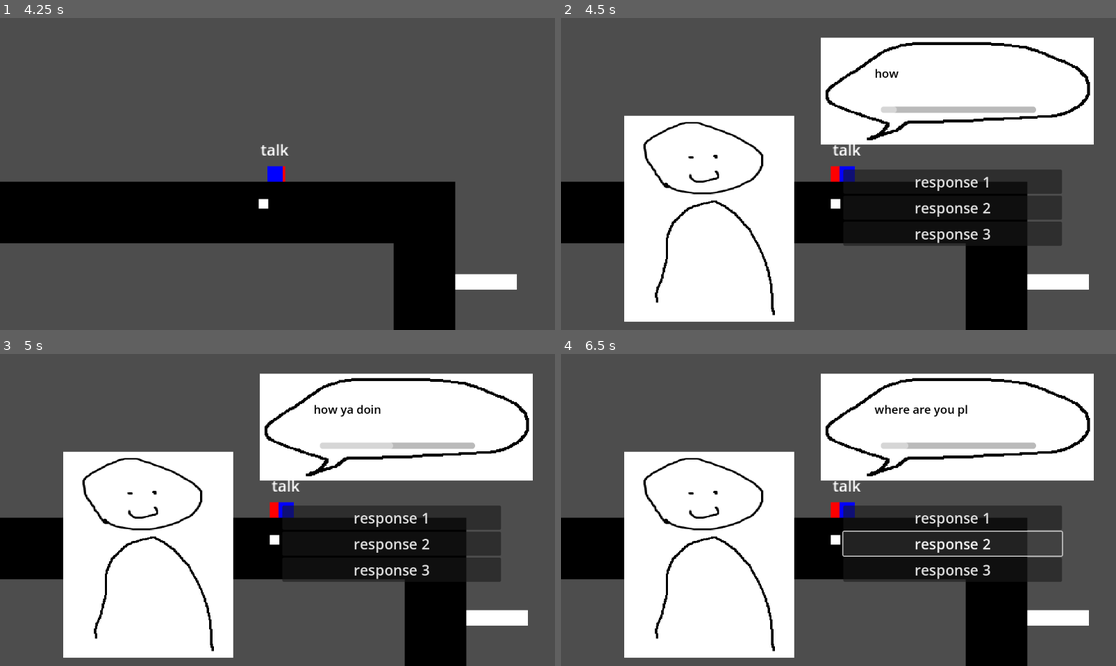
Above: before the commit, frames 1-4 (two rows, left to right).
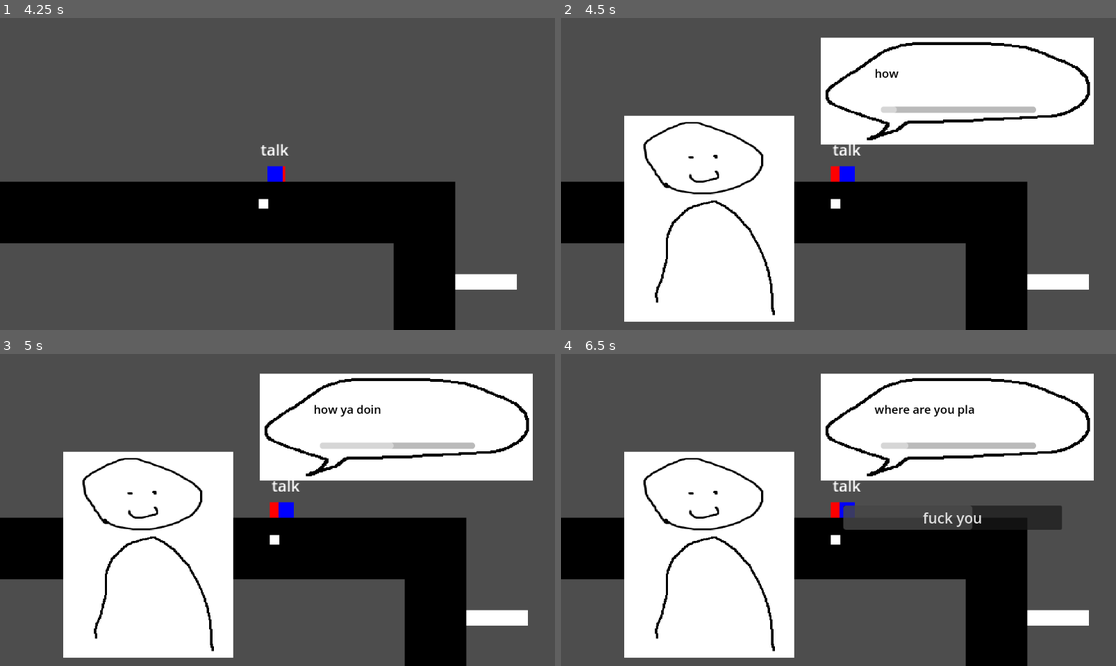
Above: after the commit, the same moments.

Repository: Lukko-Digital/upwell
Game: Godot game, scene res://src/main.tscn
Two runs of this game, one before a commit and one after it. Both use one fixed random seed, a clock stepped at 60 frames per second and the inputs below.
Inputs (mouse positions are in pixels of both pictures, inside the frame that each line leads up to):
- Up to frame 1 (4.25 s): tap Enter at 0.5 s; move the mouse to (399, 158) at 0.52 s; hold Right mouse button (attract) 0.53-1.28 s; hold D (right) 0.53-2.03 s; tap Space (jump) at 0.77, 1.52, 3.02, 3.77 s; move the mouse to (166, 189) at 1.27 s; tap Q (interact) at 1.35 s; move the mouse to (333, 105) at 2.02 s; hold A (left) 2.03-2.78 s; hold E (recall) 2.03-2.78 s; move the mouse to (249, 236) at 2.77 s; hold D (right) from 2.78 s (still down); click (249, 236) at 2.85 s; move the mouse to (444, 220) at 3.52 s; hold Right mouse button (attract) from 3.53 s (still down)
- Up to frame 2 (4.5 s): move the mouse to (672, 127) at 4.27 s; release D (right) at 4.28 s; release Right mouse button (attract) at 4.28 s; hold A (left) from 4.28 s (still down); tap Q (interact) at 4.35 s
- Up to frame 3 (5 s): keep holding A (left); tap Space (jump) at 4.52 s
- Up to frame 4 (6.5 s): release A (left) at 5 s; click (955, 516) at 5 s, where only the run before the commit has a clickable "response 1"; click (955, 544) at 5.75 s, where only the run before the commit has a clickable "response 2"

Frame 1 is identical in both runs. In frame 2, 3.4% of the frame differs, in the area x 50-91%, y 48-74%; in frame 3, 3.4%; in frame 4, 5.5%, in the area x 50-91%, y 17-74%.

Commit message:
spawn and despawn response buttons

Diff:
--- a/src/dialogue/dialogue_ui.gd
+++ b/src/dialogue/dialogue_ui.gd
@@ -9,6 +9,8 @@
 @onready var duration_timer: Timer = $DurationTimer
 # Timer for animating text display, value set to TEXT_SPEED
 @onready var display_timer: Timer = $DisplayTimer
+@onready var response_box: VBoxContainer = $ResponseBox
+@onready var response_button_scene = preload ("res://src/dialogue/response_button.tscn")
 
 var default_conversation = "NAR1"
 var default_branch = "A1"
@@ -17,7 +19,9 @@
 var display_in_progress: bool = false
 
 func _ready():
-	pass
+	for button in response_box.get_children():
+		response_box.remove_child(button)
+		button.queue_free()
 
 func _process(_delta):
 	animate_duration_bar()
@@ -29,10 +33,13 @@
 
 func play_branch(branch_id: String):
 	var branch: ConversationBranch = current_conversation.branches[branch_id]
+	var display_time = branch.dialogue_line.length() * TEXT_SPEED
+
 	label.text = branch.dialogue_line
-	duration_timer.start(
-		label.text.length() * TEXT_SPEED * branch.duration + get_process_delta_time()
-	)
+	duration_timer.start(display_time * branch.duration)
+	for response in branch.responses:
+		spawn_reponse(response, display_time)
+
 	animate_display()
 
 	await duration_timer.timeout
@@ -50,6 +57,17 @@
 		display_timer.start(TEXT_SPEED)
 		await display_timer.timeout
 
+func spawn_reponse(response: Response, display_time: float):
+	await get_tree().create_timer(response.spawn_time * display_time).timeout
+	var instance: ResponseButton = response_button_scene.instantiate()
+	instance.text = response.response_text
+	var despawn_time_seconds = (
+		response.despawn_time * display_time if response.despawn_time != INF
+		else duration_timer.time_left
+	)
+	instance.start(despawn_time_seconds)
+	response_box.add_child(instance)
+
 func animate_duration_bar():
 	duration_bar.max_value = duration_timer.wait_time
 	duration_bar.value = duration_timer.wait_time - duration_timer.time_left
--- a/src/dialogue/dialogue_ui.tscn
+++ b/src/dialogue/dialogue_ui.tscn
@@ -49,20 +49,20 @@
 value = 10.0
 show_percentage = false
 
-[node name="VBoxContainer" type="VBoxContainer" parent="."]
+[node name="ResponseBox" type="VBoxContainer" parent="."]
 offset_left = 586.0
 offset_top = 315.0
 offset_right = 1040.0
 offset_bottom = 565.0
 
-[node name="ResponseButton" parent="VBoxContainer" instance=ExtResource("3_y57cq")]
+[node name="ResponseButton" parent="ResponseBox" instance=ExtResource("3_y57cq")]
 layout_mode = 2
 text = "response 1"
 
-[node name="ResponseButton2" parent="VBoxContainer" instance=ExtResource("3_y57cq")]
+[node name="ResponseButton2" parent="ResponseBox" instance=ExtResource("3_y57cq")]
 layout_mode = 2
 text = "response 2"
 
-[node name="ResponseButton3" parent="VBoxContainer" instance=ExtResource("3_y57cq")]
+[node name="ResponseButton3" parent="ResponseBox" instance=ExtResource("3_y57cq")]
 layout_mode = 2
 text = "response 3"
--- /dev/null
+++ b/src/dialogue/response_button.gd
@@ -0,0 +1,22 @@
+extends Button
+class_name ResponseButton
+
+@onready var despawn_timer: Timer = $DespawnTimer
+@onready var despawn_bar: ProgressBar = $DespawnBar
+
+var despawn_time: float
+
+func start(despawn_time_: float):
+	despawn_time = despawn_time_
+
+func _ready() -> void:
+	despawn_timer.start(despawn_time)
+	despawn_bar.max_value = despawn_time
+	despawn_bar.value = 0
+
+func _process(_delta: float) -> void:
+	despawn_bar.value = despawn_timer.wait_time - despawn_timer.time_left
+
+func _on_despawn_timer_timeout() -> void:
+	get_parent().remove_child(self)
+	queue_free()
--- a/src/dialogue/response_button.tscn
+++ b/src/dialogue/response_button.tscn
@@ -1,4 +1,24 @@
-[gd_scene format=3 uid="uid://xgi8pcnjfsvh"]
+[gd_scene load_steps=2 format=3 uid="uid://xgi8pcnjfsvh"]
+
+[ext_resource type="Script" path="res://src/dialogue/response_button.gd" id="1_3vvxx"]
 
 [node name="ResponseButton" type="Button"]
+offset_right = 455.0
+offset_bottom = 50.0
 theme_override_font_sizes/font_size = 30
+text = "response"
+script = ExtResource("1_3vvxx")
+
+[node name="DespawnBar" type="ProgressBar" parent="."]
+z_index = -1
+layout_mode = 0
+offset_right = 454.0
+offset_bottom = 50.0
+mouse_filter = 2
+value = 20.0
+show_percentage = false
+
+[node name="DespawnTimer" type="Timer" parent="."]
+one_shot = true
+
+[connection signal="timeout" from="DespawnTimer" to="." method="_on_despawn_timer_timeout"]
